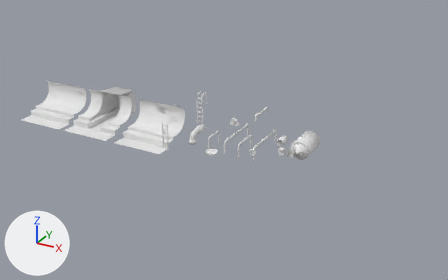
An edit to the Blender file GGJ22-teamATE/Assets/characters/characters.blend, drawn before and after from the same camera.
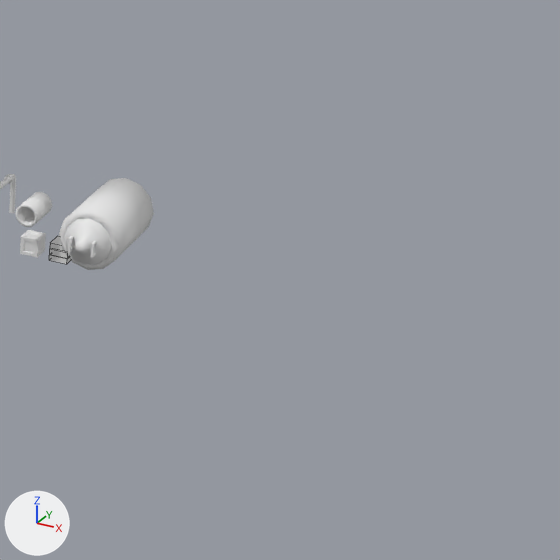
Old and new are each drawn whole from a 50 mm lens placed at (181.0, -169.0, 90.7), pointed at (84.8, 5.8, 3.3) and again close up on the part from 61% to 100% of the width and 27% to 90% of the height. The lights are fixed; the arrows at lower left show +X, +Y and +Z. The close-ups show mesh edges as thin lines.

Names of what the first close-up shows: 'bigpipe1', 'bigpipe2'.
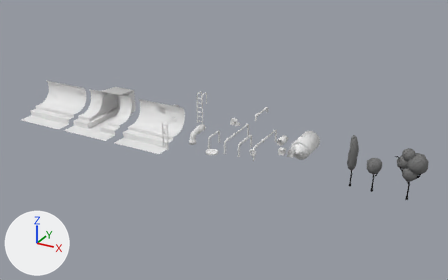
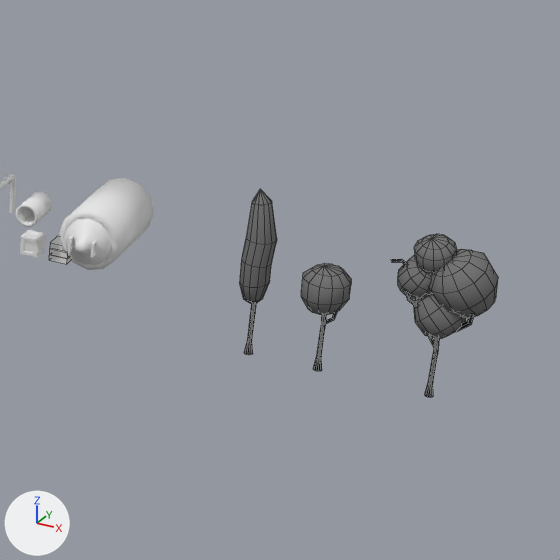
Where the change shows, as pixel boxes [x1, y1, x2, y2] in the close-ups (560 x 560 px):
'tree2', added: after [391, 234, 498, 397]
    faces in mat_bush (grey #777777): [398, 234, 498, 339]
    faces in mat_bark (black #303030): [391, 259, 474, 397]
'tree1', added: after [240, 189, 277, 355]
    faces in mat_bush (grey #777777): [240, 189, 277, 304]
    faces in mat_bark (black #303030): [244, 304, 256, 355]
'tree3', added: after [301, 263, 351, 371]
    faces in mat_bush (grey #777777): [301, 263, 351, 315]
    faces in mat_bark (black #303030): [313, 312, 337, 371]

What changed in the scene script:
```text
Add mat_bush:
    mat_bush = diffuse_material('bush')
    mat_bush.base_color = (0.184, 0.184, 0.184)  # grey #777777
Add mat_bark:
    mat_bark = diffuse_material('bark')
    mat_bark.base_color = (0.0291, 0.0291, 0.0291)  # black #303030
Add me_tree1:
    me_tree1.from_pydata(...)  # 110 vertices, 110 faces; spans x -1.4..1.7, y -1.4..1.4, z -0.6..16.3
    me_tree1.polygons.foreach_set('use_smooth', [True] * 110)
    # faces by material slot: [38, 72]
    me_tree1.materials.append(mat_bark)  # black #303030
    me_tree1.materials.append(mat_bush)  # grey #777777
Add me_tree3:
    me_tree3.from_pydata(...)  # 110 vertices, 108 faces; spans x -2.26..2.2, y -2.24..2.24, z -0.57..10.03
    # faces by material slot: [48, 60]
    me_tree3.materials.append(mat_bark)  # black #303030
    me_tree3.materials.append(mat_bush)  # grey #777777
Add me_tree2:
    me_tree2.from_pydata(...)  # 296 vertices, 318 faces; spans x -4.7..4.5, y -3.0..3.0, z -0.6..15.1
    # faces by material slot: [78, 240]
    me_tree2.materials.append(mat_bark)  # black #303030
    me_tree2.materials.append(mat_bush)  # grey #777777
Add ob_tree1:
    ob_tree1 = bpy.data.objects.new('tree1', me_tree1)
    ob_tree1.location = (134.2, -5.3, 3.4)
Add ob_tree3:
    ob_tree3 = bpy.data.objects.new('tree3', me_tree3)
    ob_tree3.location = (140.8, -5.3, 3.4)
Add ob_tree2:
    ob_tree2 = bpy.data.objects.new('tree2', me_tree2)
    ob_tree2.location = (151.2, -5.3, 3.4)
```
